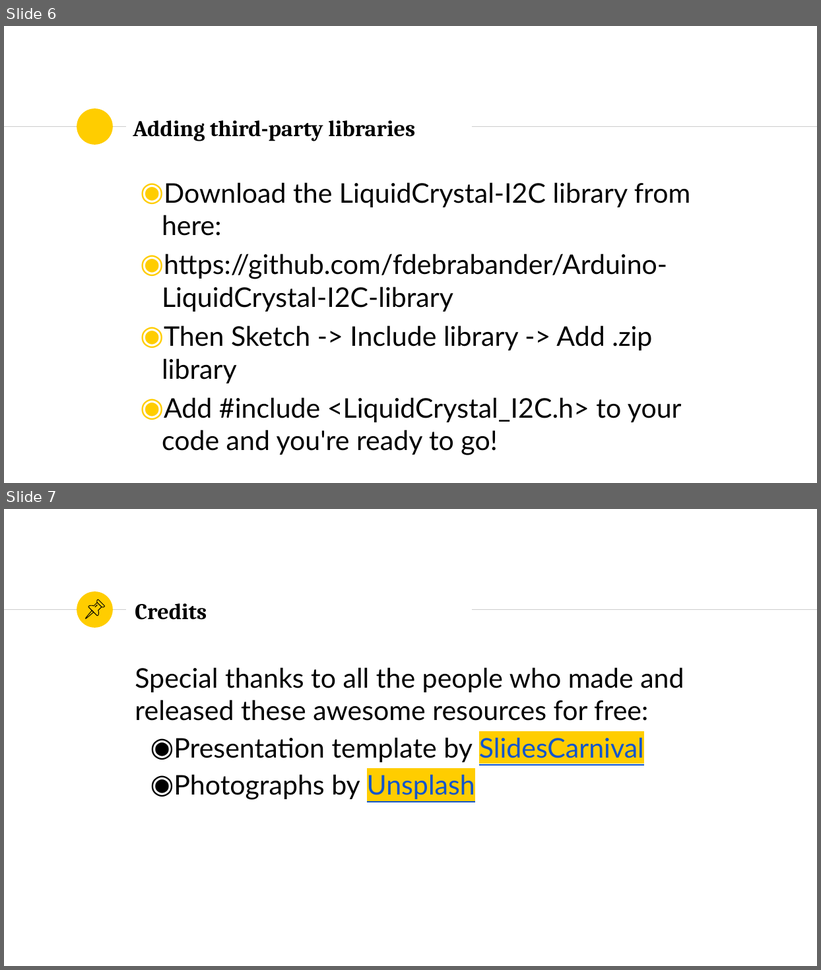
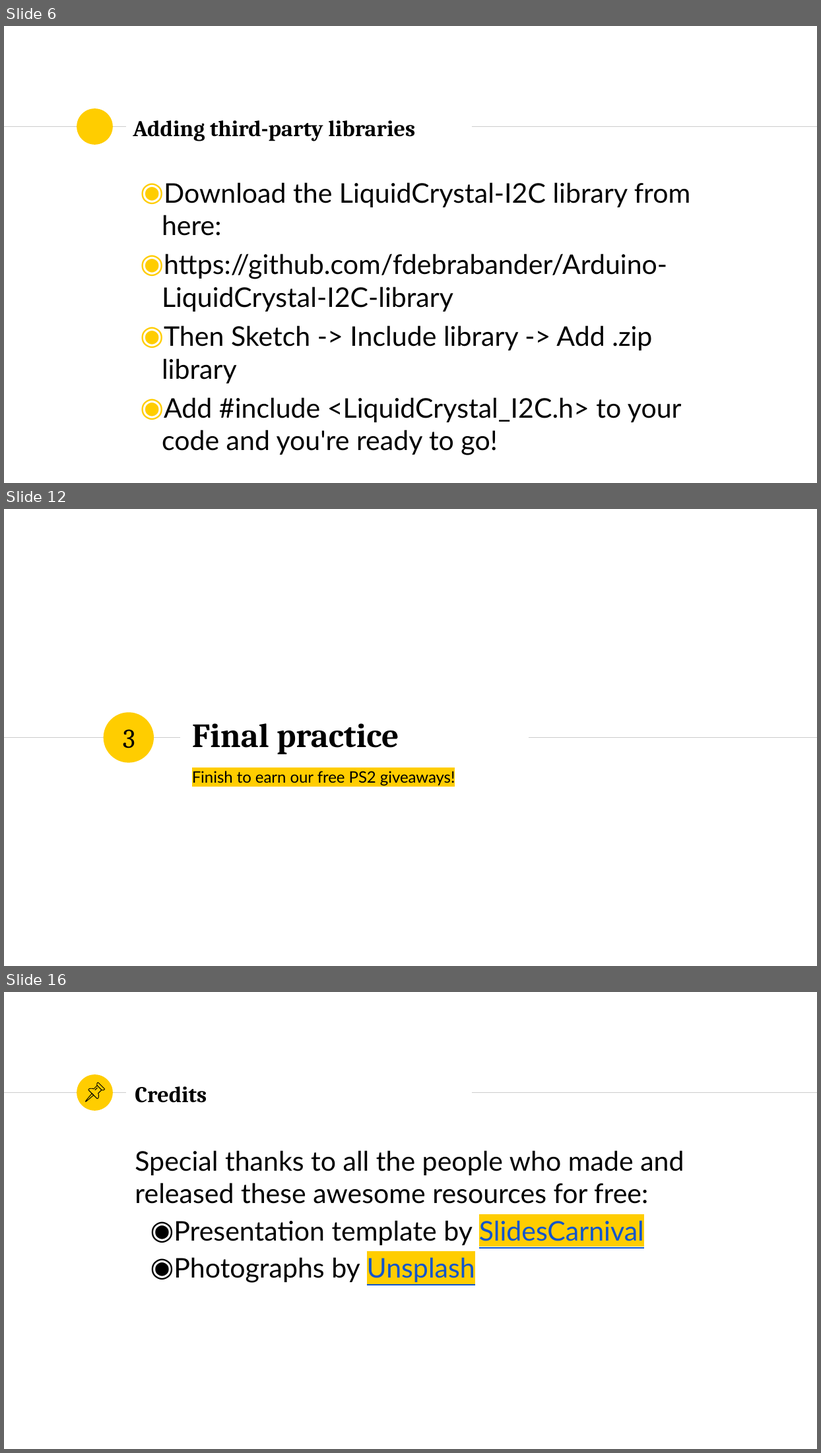
Before and after one commit to SSTIA/arduino-seminar, a slide deck: slides/ArduinoSeminar2.pptx. Shown one above the other, each under a label of ours: slides 6 and 7 before the commit, slides 6, 12 and 16 after it; the slides between them are not shown. The pictures are 821x970 and 821x1453 pixels, drawn with LibreOffice and Linux fonts; fonts in the diff are those of the drawing. Boxes give left, top, right and bottom in pixels: in the first picture for what was removed or moved away, otherwise in the second. Text is boxed around its words. In the diff, an @@ line names an element or a change of style, - is before the commit and + after.

```diff
--- a/slides/ArduinoSeminar2.pptx
+++ b/slides/ArduinoSeminar2.pptx
@@ slide 12 added at [4, 509, 817, 966], background #FFFFFF @@
@@ ellipse added at [104, 713, 154, 763], fill #FFCD00 @@
@@ title added at [192, 723, 399, 755], 40 pt, text #000000, bold @@
+Final practice
@@ line added from (4, 738) to (180, 738), #CCCCCC 0.75 pt @@
@@ text added at [123, 729, 135, 749], 32 pt, text #000000 @@
+3
@@ line added from (529, 738) to (817, 738), #CCCCCC 0.75 pt @@
@@ subtitle added at [192, 769, 455, 787], 18.6 pt, text #000000 @@
+Finish to earn our free PS2 giveaways!
@@ what was slide 7 is now slide 16 @@
```
Also in this commit, not shown: 8 other slides added, 4 other files.
